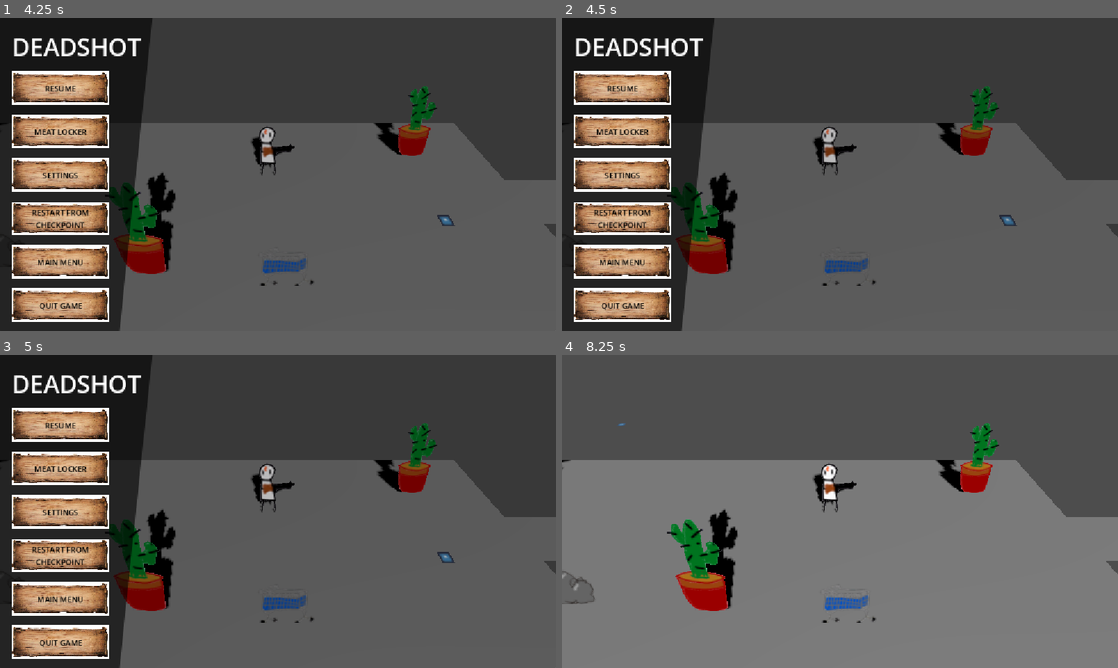
Above: before the commit, frames 1-4 (two rows, left to right).
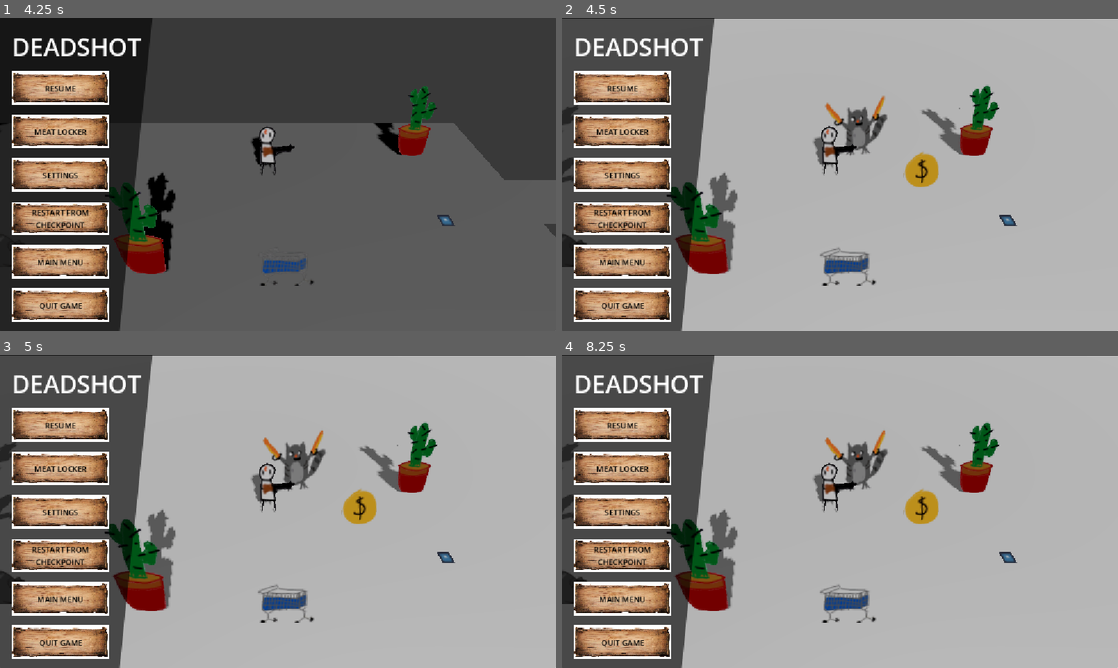
Above: after the commit, the same moments.

Repository: gmuGADIG/DEADSHOT
Game: Godot game, scene res://test_scenes/demo1/demo_a.tscn
Same seed, same stepped clock (60 frames per second), same inputs: the game is played once before the commit and once after it. This scene is started directly instead of the project's main scene. The engine's default icon, where the game draws it, is replaced by a stand-in: a white triangle on a blue panel in a dark square.
Inputs (mouse positions are in pixels of both pictures, inside the frame that each line leads up to):
- Up to frame 1 (4.25 s): tap Enter at 0.5 s; move the mouse to (400, 158) at 0.52 s; press the mouse at (400, 158) at 0.53 s; hold D (move_right) 0.53-1.28 s; move the mouse to (166, 190) at 1.27 s; release the mouse at (166, 190) at 1.28 s; hold S (move_down) 1.28-2.03 s; tap E (interact) at 1.35 s; move the mouse to (333, 105) at 2.02 s; hold D (move_right) 2.03-2.78 s; tap Space (roll) at 2.1 s; move the mouse to (250, 237) at 2.77 s; hold W (move_up) 2.78-3.53 s; click (250, 237) at 2.85 s; move the mouse to (444, 221) at 3.52 s; hold A (move_left) from 3.53 s (still down); hold E (interact) from 3.53 s (still down); tap Escape (ui_cancel) at 4.15 s
- Up to frame 2 (4.5 s): release A (move_left) at 4.25 s; release E (interact) at 4.25 s; click "MEAT LOCKER" at 4.25 s
- Up to frame 3 (5 s): no input
- Up to frame 4 (8.25 s): click "MAIN MENU" at 5 s; click "RESTART FROM CHECKPOINT" at 5.75 s; click "RESTART FROM CHECKPOINT" at 6.5 s; click "RESTART FROM CHECKPOINT" at 7.25 s; click "RESUME" at 8 s

Frame 1 is identical in both runs. In frame 2, 84% of the frame differs, in the area x 0-100%, y 0-100%; in frame 3, 84%; in frame 4, 93%.

Commit message:
Added Button Functionality for Known Buttons
Still need to do Settings possibly and figure out how to do Restart (use someone else's death logic?)

Diff:
--- a/menu/pause_menu/pause_menu.gd
+++ b/menu/pause_menu/pause_menu.gd
@@ -7,6 +7,7 @@
 @export var restart_button: TextureButton
 @export var menu_button: TextureButton
 @export var quit_button: TextureButton
+
 
 
 ## Has the player hit the quit button once since they last paused? Used to safeguard against accidental closing.
@@ -38,6 +39,7 @@
 func _process(_delta: float) -> void:
 	#Makes ESC key toggle pause menu visibility
 	if(Input.is_action_just_pressed("ui_cancel")):
+		print("PAUSED")
 		match is_paused:
 			true:
 				_on_resume_pressed()
@@ -56,7 +58,10 @@
 
 func _on_locker_pressed() -> void:
 		reset_quit_safety()
-		print("Enter Skill Tree Menu")
+		#Load Meat Locker
+		var meat_locker_scene := load("res://test_scenes/example_scene.tscn")
+		add_child(meat_locker_scene.instantiate())
+
 
 func _on_options_pressed() -> void:
 		reset_quit_safety()
@@ -69,7 +74,7 @@
 
 func _on_menu_pressed() -> void:
 		reset_quit_safety()
-		print("Return to Main Menu")
+		get_tree().change_scene_to_file("res://menu/main_menu/main_menu.tscn")
 
 func _on_quit_pressed() -> void:
 		# Reset the opposite button's safety, for aesthetics and safety.
@@ -79,7 +84,7 @@
 			print("Returning to Main Menu...")
 			get_tree().quit()
 		else:
-			quit_button.get_child(0).text = "Are you sure? Game will not save."
+			quit_button.get_child(0).text = "Are you sure?\nGame will not save."
 			already_tried_to_quit=true
 
 
--- a/pause_menu.tscn
+++ /dev/null
@@ -1,7 +0,0 @@
-[gd_scene format=3 uid="uid://ca18y35l64k1i"]
-
-[node name="Pause Menu" type="Control"]
-layout_mode = 3
-anchors_preset = 0
-offset_right = 40.0
-offset_bottom = 40.0
